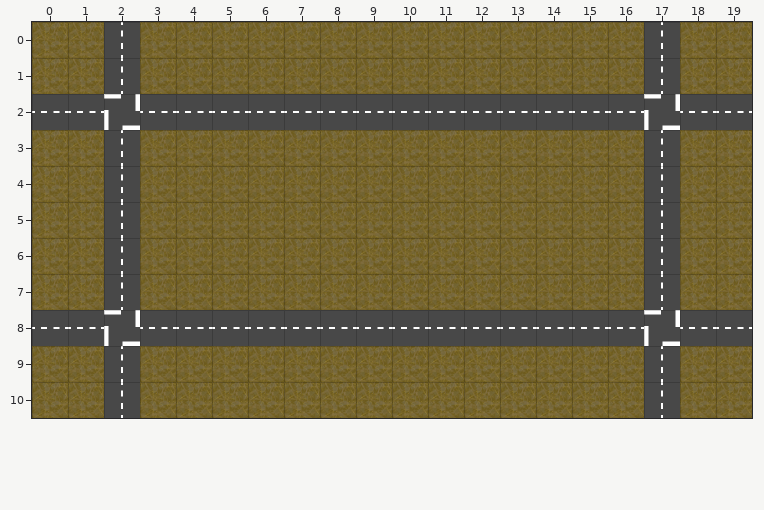
Tiled map: static/assets/level.tmx. That is the earlier state.
Cells are 64x64 px. Shown: x 0..19, y 0..10.
And afterwards:
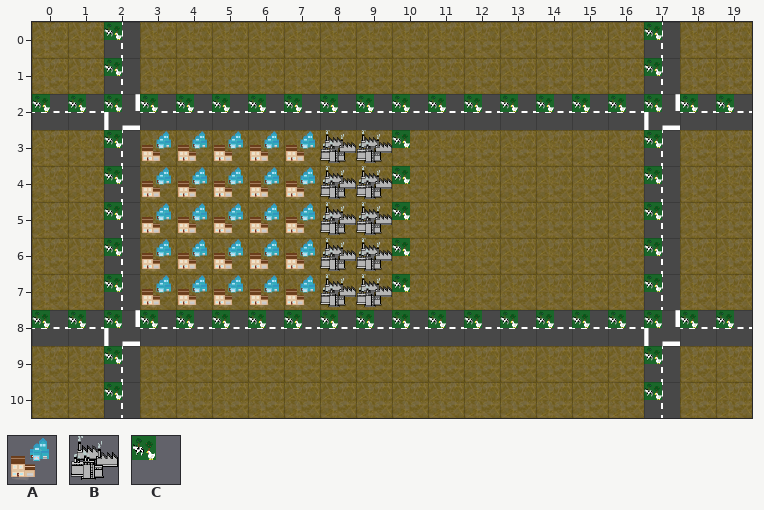
Key: from "spritesheet": A 59, B 62, C 63.
_ is an empty cell.
Tiles of an added or newly shown layer are drawn over the layers below it.
Changes in this commit:
Changed rows in their new state; . is an unchanged cell.
Layer "Buildings":
first column x 3:
 3 AAAAABBC
 4 AAAAABBC
 5 AAAAABBC
 6 AAAAABBC
 7 AAAAABBC
Layer "Collision" (added):
first column x 0:
 0 ..C..............C..
 1 ..C..............C..
 2 CCCCCCCCCCCCCCCCCCCC
 3 ..C..............C..
 4 ..C..............C..
 5 ..C..............C..
 6 ..C..............C..
 7 ..C..............C..
 8 CCCCCCCCCCCCCCCCCCCC
 9 ..C..............C..
10 ..C..............C..
